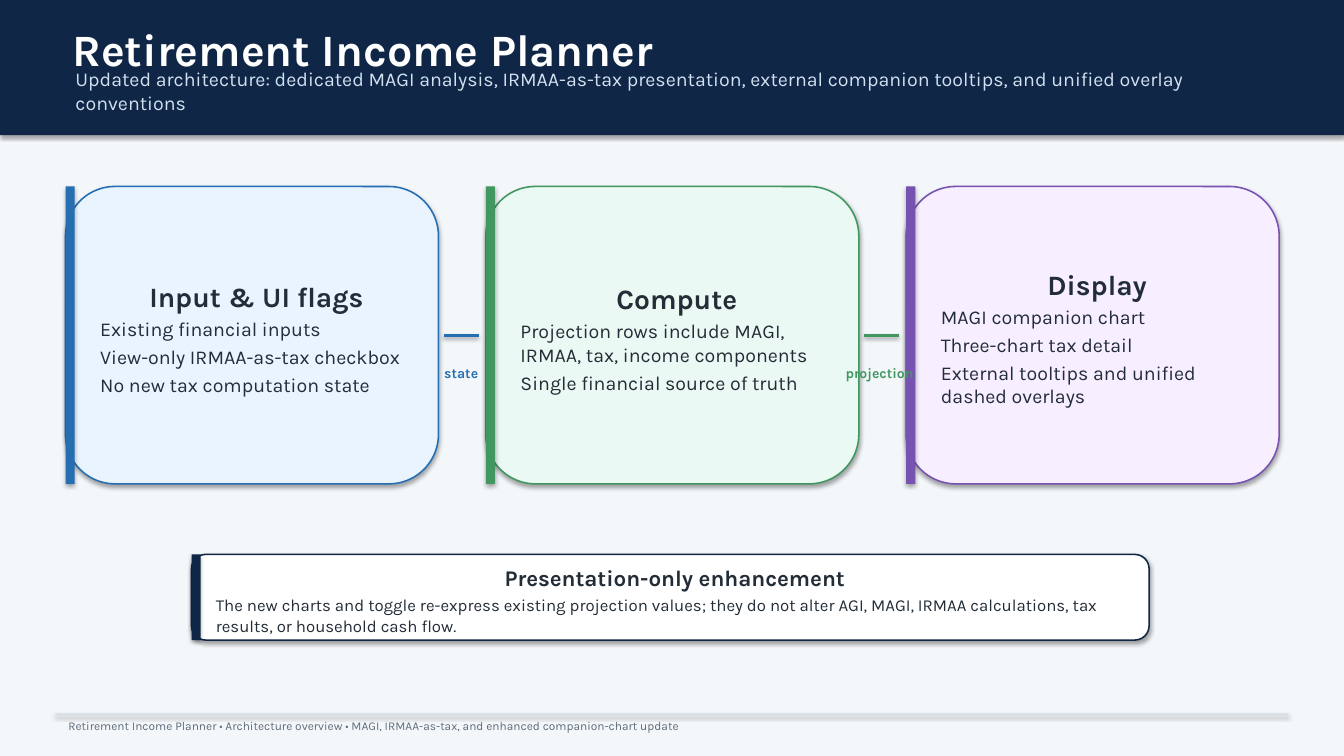
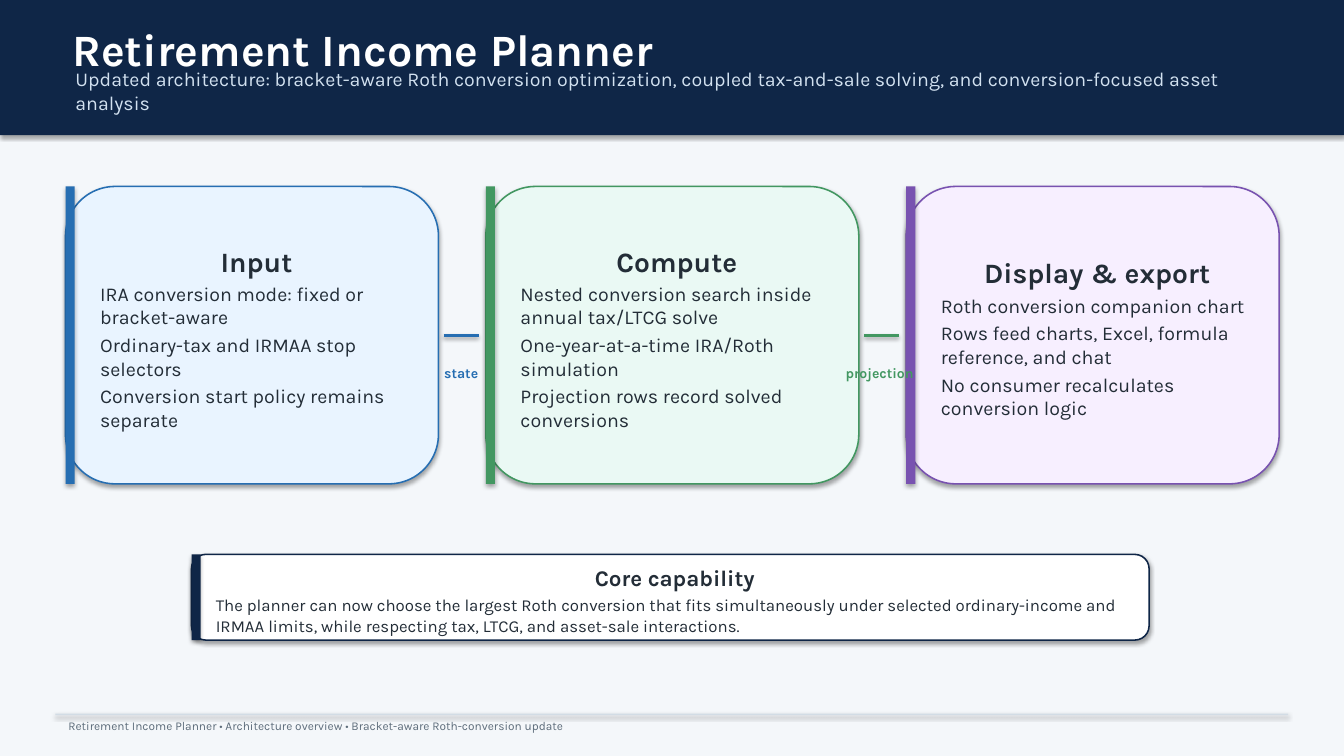
Before and after one commit to howardc64/retirefin, a slide deck: slide 1 of docs/retirement_income_planner_architecture.pptx. Drawn at 1344x756 pixels with LibreOffice and Linux fonts; fonts in the diff are those of the drawing. Boxes give left, top, right and bottom in pixels: in the first picture for what was removed or moved away, otherwise in the second. Text is boxed around its words. In the diff, an @@ line names an element or a change of style, - is before the commit and + after.

```diff
--- a/docs/retirement_income_planner_architecture.pptx
+++ b/docs/retirement_income_planner_architecture.pptx
@@ text at (x1=75, y1=72, x2=1218, y2=115): text changed @@
-Updated architecture: dedicated MAGI analysis, IRMAA-as-tax presentation, external companion tooltips, and unified overlay conventions
+Updated architecture: bracket-aware Roth conversion optimization, coupled tax-and-sale solving, and conversion-focused asset analysis
@@ text in rounded rectangle at (x1=100, y1=254, x2=384, y2=432): text changed @@
-Input & UI flags
-Existing financial inputs
-View-only IRMAA-as-tax checkbox
-No new tax computation state
+Input
+IRA conversion mode: fixed or bracket-aware
+Ordinary-tax and IRMAA stop selectors
+Conversion start policy remains separate
@@ text in rounded rectangle at (x1=941, y1=263, x2=1244, y2=420): text changed @@
-Display
-MAGI companion chart
-Three-chart tax detail
-External tooltips and unified dashed overlays
+Display & export
+Roth conversion companion chart
+Rows feed charts, Excel, formula reference, and chat
+No consumer recalculates conversion logic
@@ text in rounded rectangle at (x1=520, y1=287, x2=812, y2=427): text changed @@
-Projection rows include MAGI, IRMAA, tax, income components
-Single financial source of truth
+Nested conversion search inside annual tax/LTCG solve
+One-year-at-a-time IRA/Roth simulation
+Projection rows record solved conversions
@@ text in rounded rectangle at (x1=216, y1=570, x2=1115, y2=636): text changed @@
-Presentation-only enhancement
-The new charts and toggle re-express existing projection values; they do not alter AGI, MAGI, IRMAA calculations, tax results, or household cash flow.
+Core capability
+The planner can now choose the largest Roth conversion that fits simultaneously under selected ordinary-income and IRMAA limits, while respecting tax, LTCG, and asset-sale interactions.
@@ text at (x1=68, y1=722, x2=563, y2=733): text changed @@
-Retirement Income Planner • Architecture overview • MAGI, IRMAA-as-tax, and enhanced companion-chart update
+Retirement Income Planner • Architecture overview • Bracket-aware Roth-conversion update
```
Also in this commit, not shown: 2 other slides changed, 6 slides added, 6 slides removed, 15 other files.
